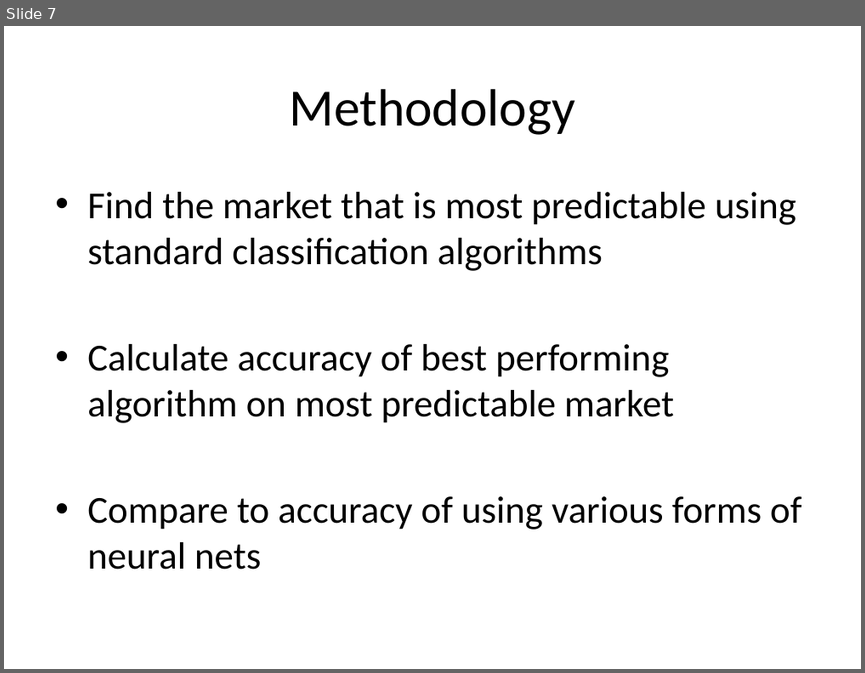
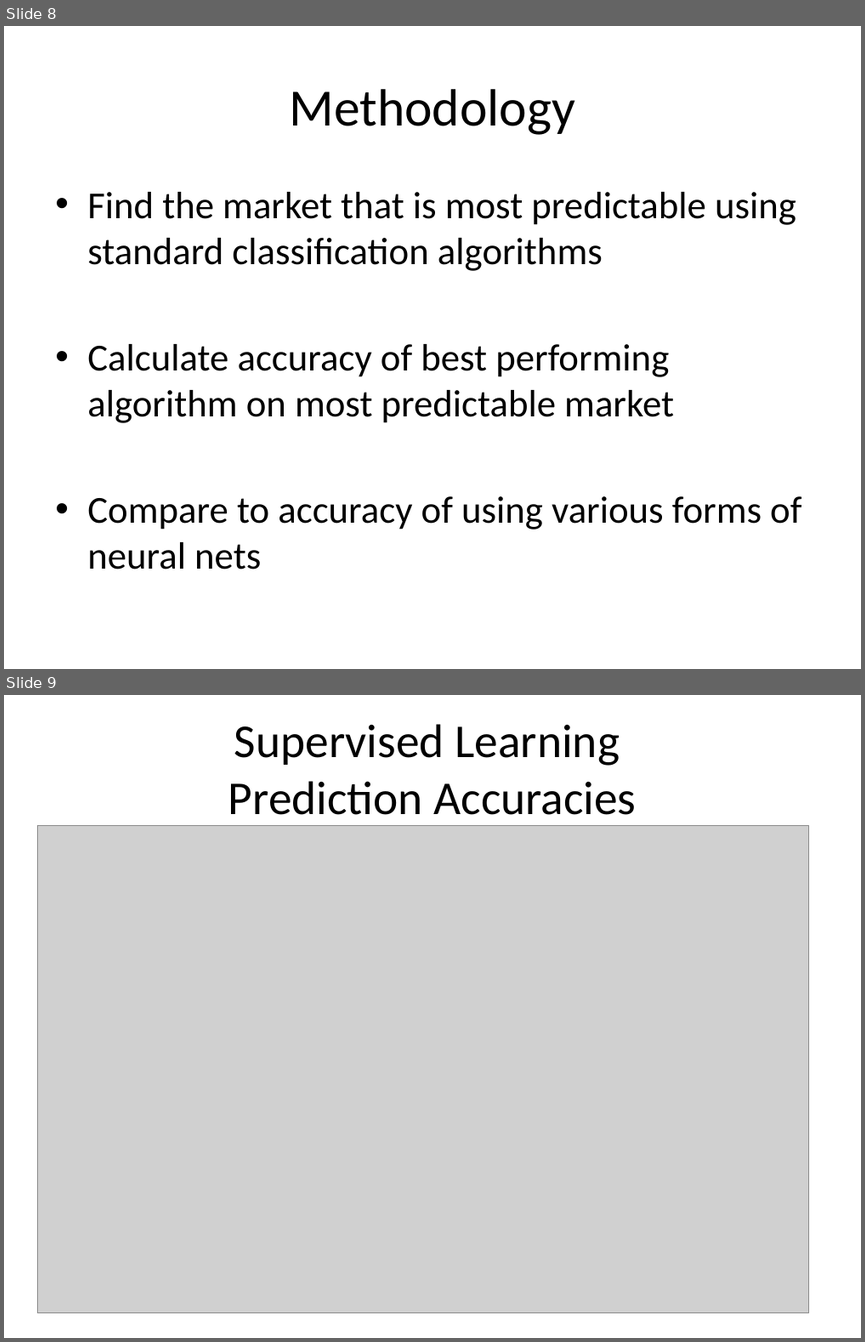
Before and after one commit to wilkung/Predicting_Markets_with_Neural_Nets, a slide deck: Kojack_Presentation.pptx. Shown one above the other, each under a label of ours: slide 7 before the commit, slides 8 and 9 after it. The pictures are 865x673 and 865x1342 pixels, drawn with LibreOffice and Linux fonts; fonts in the diff are those of the drawing; grey boxes stand for pictures. Boxes give left, top, right and bottom in pixels: in the first picture for what was removed or moved away, otherwise in the second. Text is boxed around its words. In the diff, an @@ line names an element or a change of style, - is before the commit and + after.

```diff
--- a/Kojack_Presentation.pptx
+++ b/Kojack_Presentation.pptx
@@ slide 9 added at (x1=4, y1=695, x2=861, y2=1338), background #FFFFFF @@
@@ title added at (x1=228, y1=724, x2=636, y2=826), 39.6 pt, text #000000 @@
+Supervised Learning
+Prediction Accuracies
@@ picture added at (x1=37, y1=825, x2=809, y2=1313) @@
@@ what was slide 7 is now slide 8 @@
```
Also in this commit, not shown: 9 slides changed, 5 other slides added, 5 slides removed, 10 other files.
